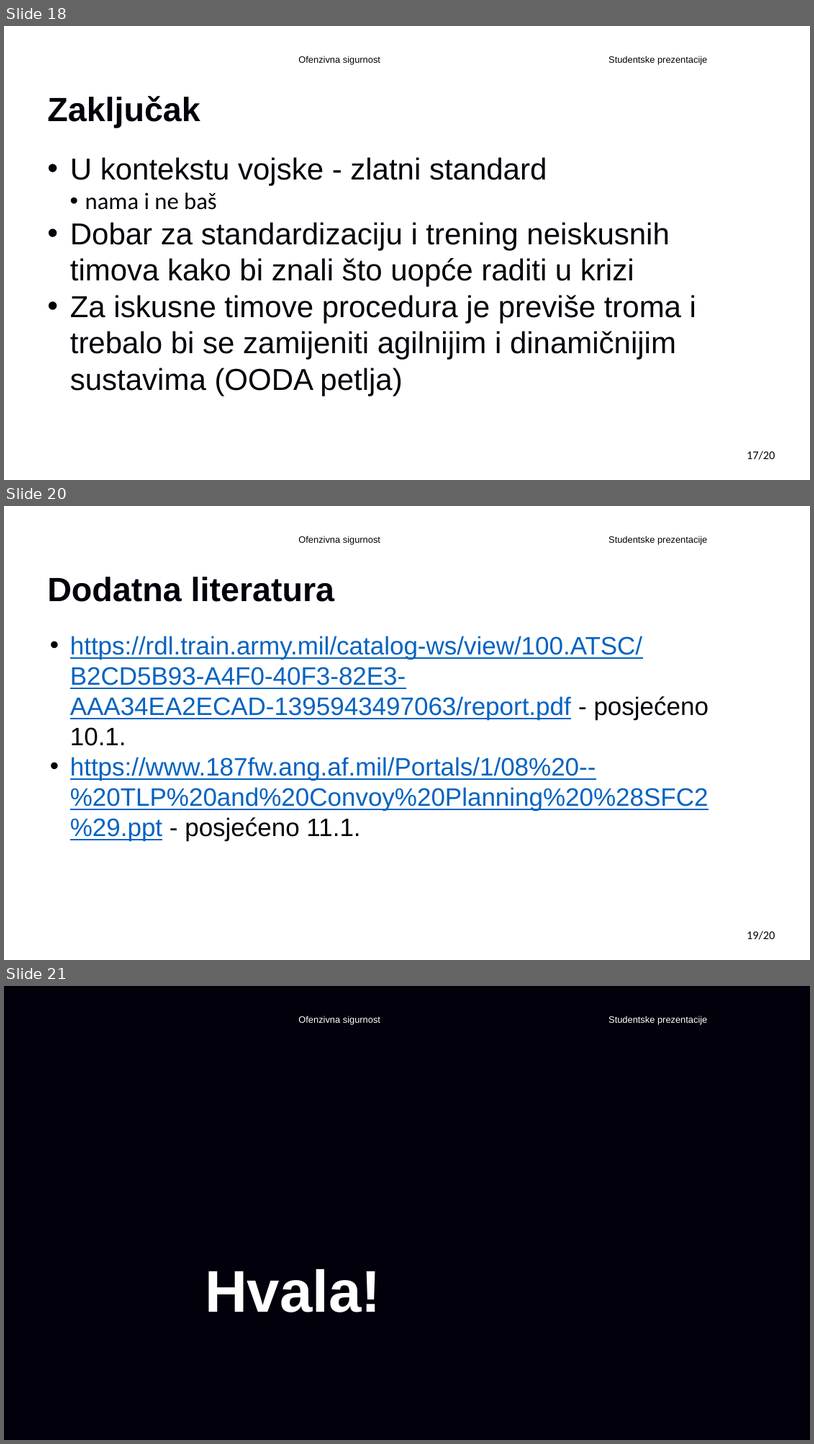
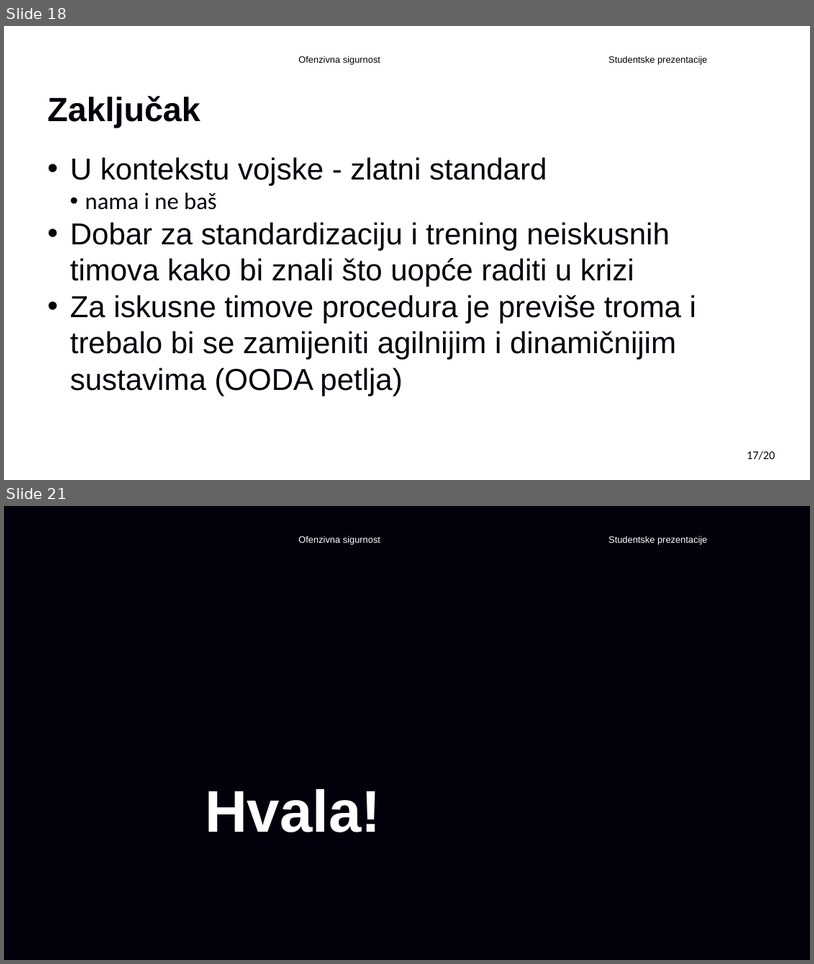
Before and after one commit to Gl1tc6/FER_diplomski, a slide deck: 3semestar/OFESIG/TLP.pptx. Shown one above the other, each under a label of ours: slides 18, 20 and 21 before the commit, slides 18 and 21 after it; the slides between them are not shown. The pictures are 814x1444 and 814x964 pixels, drawn with LibreOffice and Linux fonts; fonts in the diff are those of the drawing; background and template pictures are left out. Boxes give left, top, right and bottom in pixels: in the first picture for what was removed or moved away, otherwise in the second. Text is boxed around its words. In the diff, an @@ line names an element or a change of style, - is before the commit and + after.

```diff
--- a/3semestar/OFESIG/TLP.pptx
+++ b/3semestar/OFESIG/TLP.pptx
@@ slide 20 removed at bbox=[4, 506, 810, 960], background #FFFFFF; not listed: 3 template elements that a slide beside it also shows @@
@@ text removed at bbox=[47, 577, 334, 602] @@
-Dodatna literatura
@@ text removed at bbox=[70, 636, 709, 841] @@
-• https://rdl.train.army.mil/catalog-ws/view/100.ATSC/B2CD5B93-A4F0-40F3-82E3-AAA34EA2ECAD-1395943497063/report.pdf - posjećeno 10.1.
-• https://www.187fw.ang.af.mil/Portals/1/08%20--%20TLP%20and%20Convoy%20Planning%20%28SFC2%29.ppt - posjećeno 11.1.
```
Also in this commit, not shown: 10 slides changed, 1 slide added, 11 other files.
